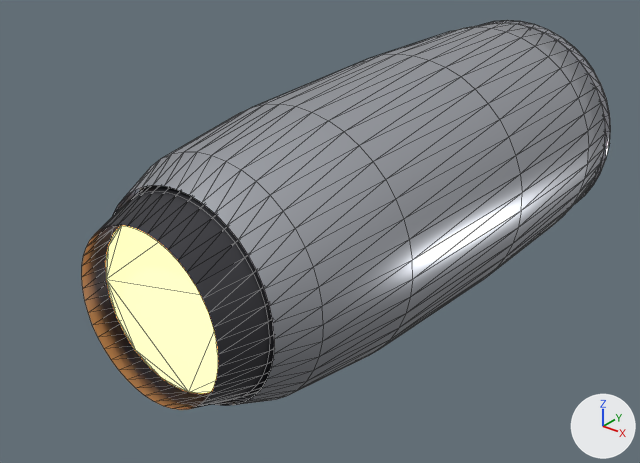
The glTF model models/jet_engine.glb: old version first, new version second.
Rendered twice from a 50 mm camera at (2.07, -3.05, 1.58) aimed at (-0.1, -0.33, -0.11). The axes (+X, +Y, +Z) are drawn at lower right. The lights are the same throughout. The older version comes first. Mesh edges are drawn as thin lines. Vertices at exactly the same position are counted once.

The older version as bpy lines, for what is in view:
```python
mat_burn = principled_material('burn')
mat_burn.base_color = (1.0, 0.5, 0.15)  # orange #ffbc6c
mat_burn.emission_color = (1.0, 0.42, 0.1)  # orange #ffad59
mat_burn.emission_strength = 5.0
me_nacelle = bpy.data.meshes.new('nacelle')
me_nacelle.from_pydata(...)  # 1040 vertices, 1786 faces; spans x -0.58..0.58, y -1.4..1.26, z -0.58..0.58
# faces by material slot: [528, 880, 26, 352]
me_nacelle.materials.append(mat_engine)  # light grey #c4c7ce
me_nacelle.materials.append(mat_steel)  # light grey #bcbdc5
me_nacelle.materials.append(mat_burn)  # orange #ffbc6c, glowing orange #ffad59
me_nacelle.materials.append(mat_dark)  # dark grey #4b4b50
ob_jet_engine = bpy.data.objects.new('jet_engine', me_nacelle)
ob_jet_engine.location = (0.0, 0.0, 0.0)
```
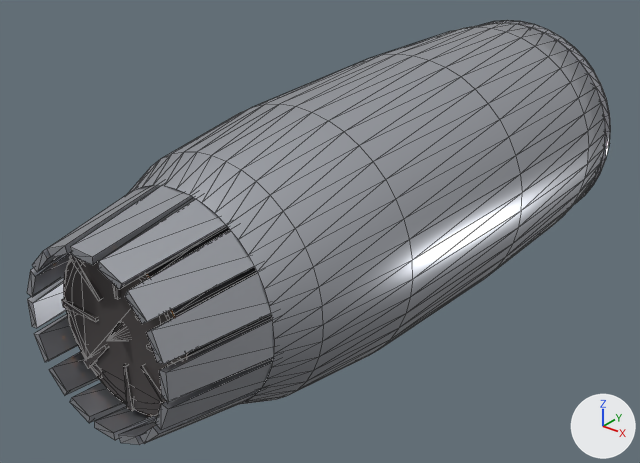
The change in detail:
In material 'burn' (mat_burn), emission_color goes from (1.0, 0.42, 0.1) (orange #ffad59) to (1.0, 0.32, 0.06) (orange #ff9945).
In material 'burn' (mat_burn), emission_strength goes from 5.0 to 2.2.
Material 'throat' (mat_throat) is new.
Its base color is (0.09, 0.08, 0.08) (dark grey #555050).
Its metallic is 0.4.
Its roughness is 0.6.
me_nacelle is used by ob_jet_engine; location (0.0, 0.0, 0.0).
me_nacelle had 1040 vertices, 1786 faces and spanned x -0.58..0.58, y -1.4..1.26, z -0.58..0.58.
me_nacelle now has 1663 vertices, 2842 faces and spans x -0.58..0.58, y -1.62..1.26, z -0.58..0.58.
me_nacelle part 1: a new loose piece, a 20-sided cone pointing to -y spanning x -0.14..0.14, y -1.57..-1.27, z -0.14..0.14, in mat_throat (dark grey #555050).
me_nacelle part 2: the loose piece of 28 vertices spanning x -0.33..0.33, y -1.3, z -0.33..0.33 is deleted.
me_nacelle part 3: 124 vertices removed from x -0.46..0.46, y -1.4..-1.0, z -0.46..0.46; 434 vertices added at x -0.47..0.47, y -1.62..-0.4, z -0.47..0.47.
Other edits to the shape of me_nacelle do not show in these pictures.
me_nacelle gains material mat_throat (dark grey #555050).

Pixel boxes (x1, y1, x2, y2) of what changed, in the pictures (640 x 463 px):
'jet_engine', reshaped (10% wider, 9% taller)
    before: (82, 20, 611, 410)
    after: (27, 20, 611, 445)
part 1 of me_nacelle, added
    after: (106, 323, 129, 341)
part 2 of me_nacelle, deleted
    before: (106, 225, 218, 394)
part 3 of me_nacelle, built on
    before: (82, 185, 274, 410)
    after: (27, 184, 275, 445)
